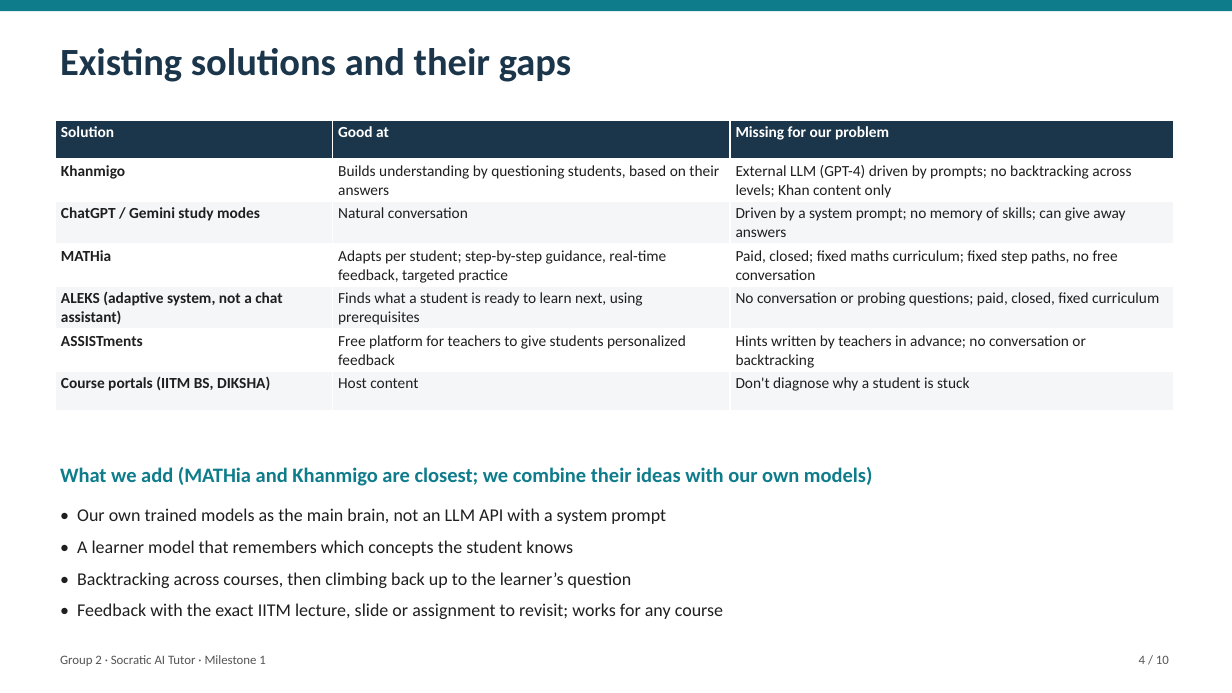
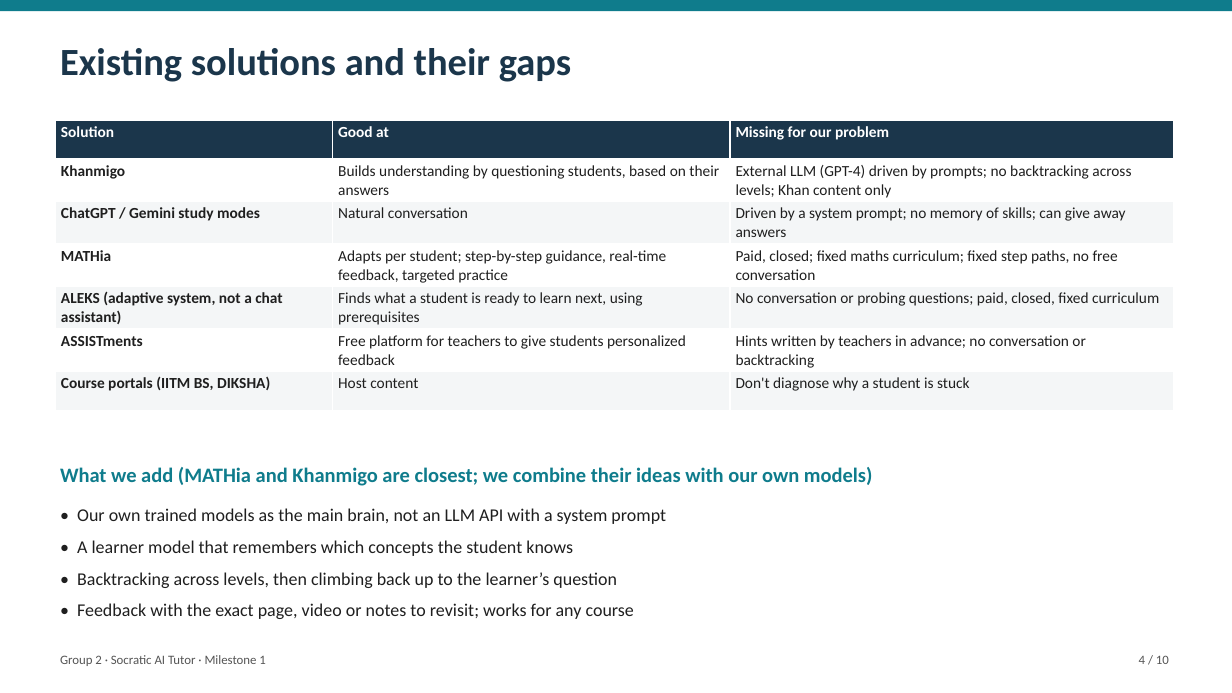
Before and after one commit to Hariomkr147/Group-2-DS-and-AI-Lab-Project, a slide deck: slide 4 of docs/milestone-1/Milestone1_Presentation.pptx. Drawn at 1232x693 pixels with LibreOffice and Linux fonts; fonts in the diff are those of the drawing. Boxes give left, top, right and bottom in pixels: in the first picture for what was removed or moved away, otherwise in the second. Text is boxed around its words. In the diff, an @@ line names an element or a change of style, - is before the commit and + after.

```diff
--- a/docs/milestone-1/Milestone1_Presentation.pptx
+++ b/docs/milestone-1/Milestone1_Presentation.pptx
@@ text at (77,572,634,619): text changed @@
-• Backtracking across courses, then climbing back up to the learner’s question
-• Feedback with the exact IITM lecture, slide or assignment to revisit; works for any course
+• Backtracking across levels, then climbing back up to the learner’s question
+• Feedback with the exact page, video or notes to revisit; works for any course
```
Also in this commit, not shown: 8 other slides changed, 6 other files.
